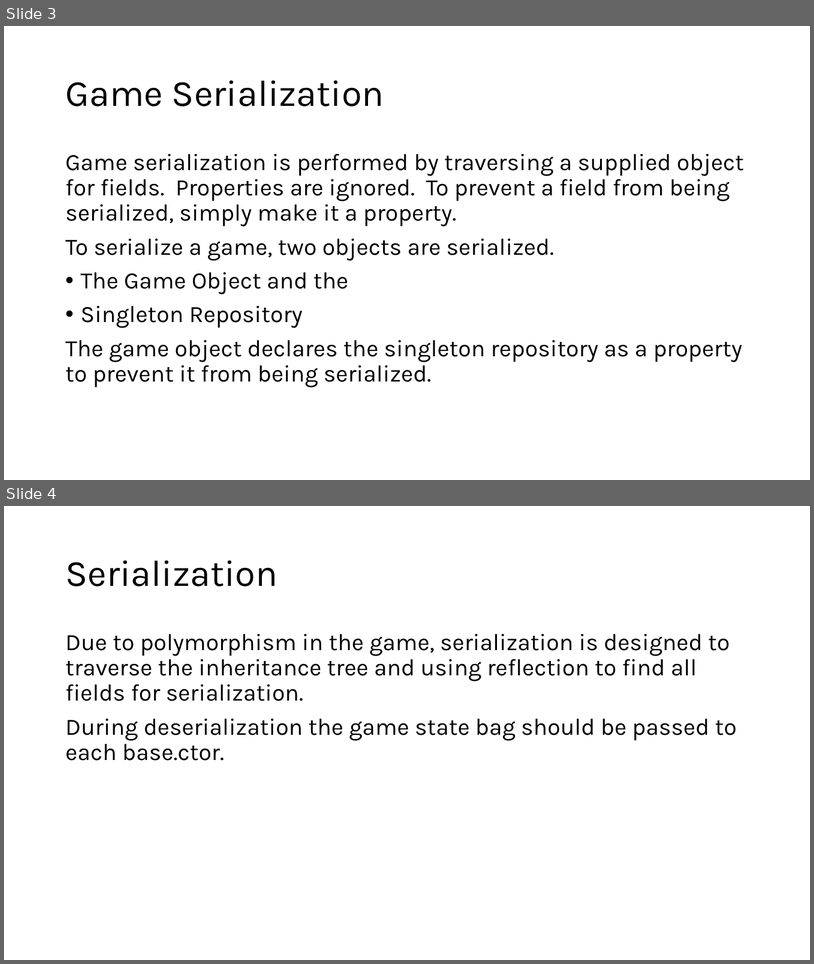
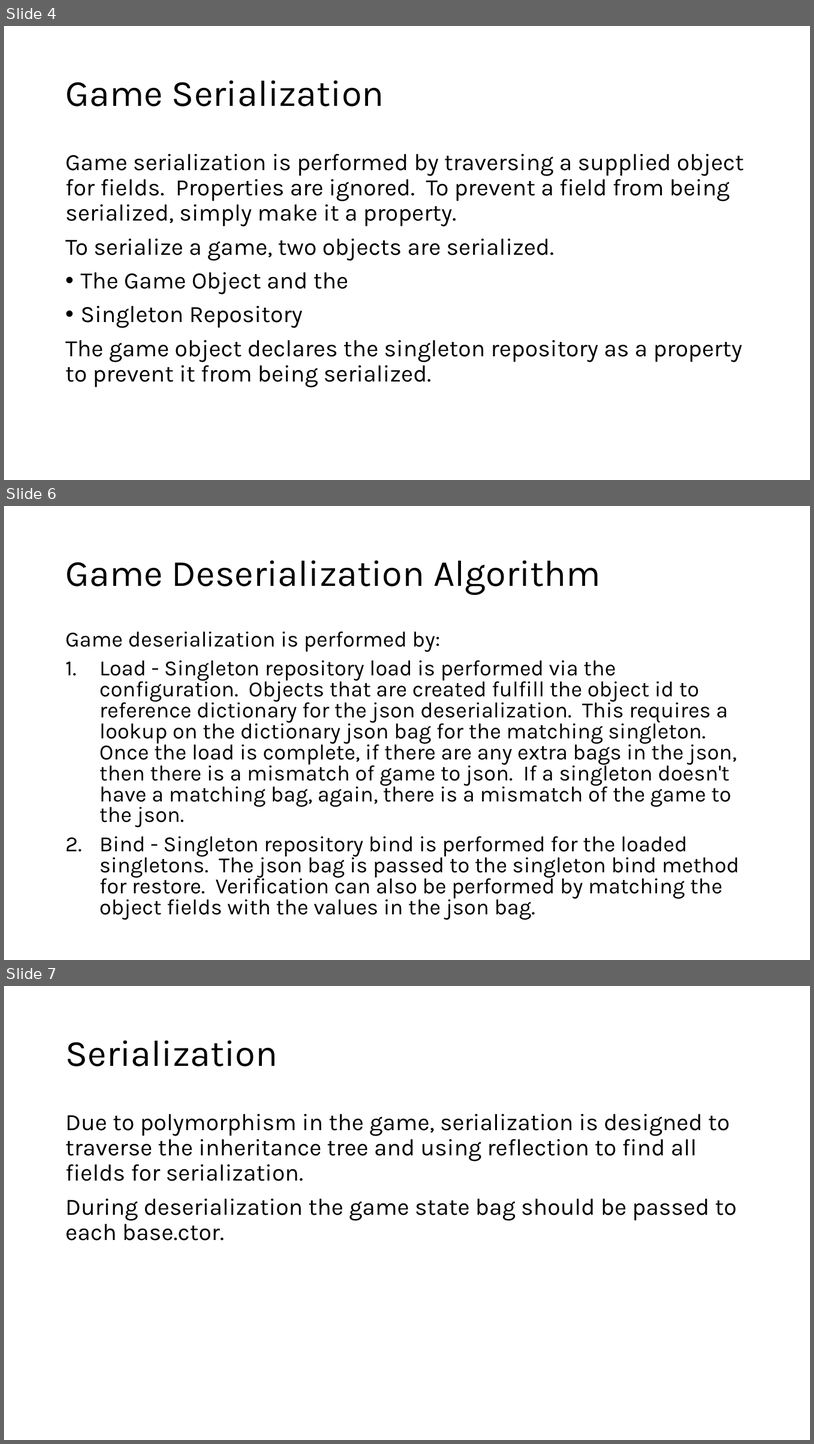
Before and after one commit to marcjohnston/AngbandOS, a slide deck: Documents/Object Property Design and Binding.pptx. Shown one above the other, each under a label of ours: slides 3 and 4 before the commit, slides 4, 6 and 7 after it; the slides between them are not shown. The pictures are 814x964 and 814x1444 pixels, drawn with LibreOffice and Linux fonts; fonts in the diff are those of the drawing. Boxes give left, top, right and bottom in pixels: in the first picture for what was removed or moved away, otherwise in the second. Text is boxed around its words. In the diff, an @@ line names an element or a change of style, - is before the commit and + after.

Commit message:
Added serialization and deserialization details to power point.

```diff
--- a/Documents/Object Property Design and Binding.pptx
+++ b/Documents/Object Property Design and Binding.pptx
@@ slide 6 added at bbox=[4, 506, 810, 960], background #FFFFFF @@
@@ title added at bbox=[65, 560, 601, 595], 44 pt, text #000000 @@
+Game Deserialization Algorithm
@@ text added at bbox=[65, 631, 740, 919], 25.9 pt, text #000000 @@
+Game deserialization is performed by:
+1. Load - Singleton repository load is performed via the configuration. Objects that are created fulfill the object id to reference dictionary for the json deserialization. This requires a lookup on the dictionary json bag for the matching singleton. Once the load is complete, if there are any extra bags in the json, then there is a mismatch of game to json. If a singleton doesn't have a matching bag, again, there is a mismatch of the game to the json.
+2. Bind - Singleton repository bind is performed for the loaded singletons. The json bag is passed to the singleton bind method for restore. Verification can also be performed by matching the object fields with the values in the json bag.
@@ what was slide 3 is now slide 4 @@
@@ what was slide 4 is now slide 7 @@
```
Also in this commit, not shown: 2 other slides added.
